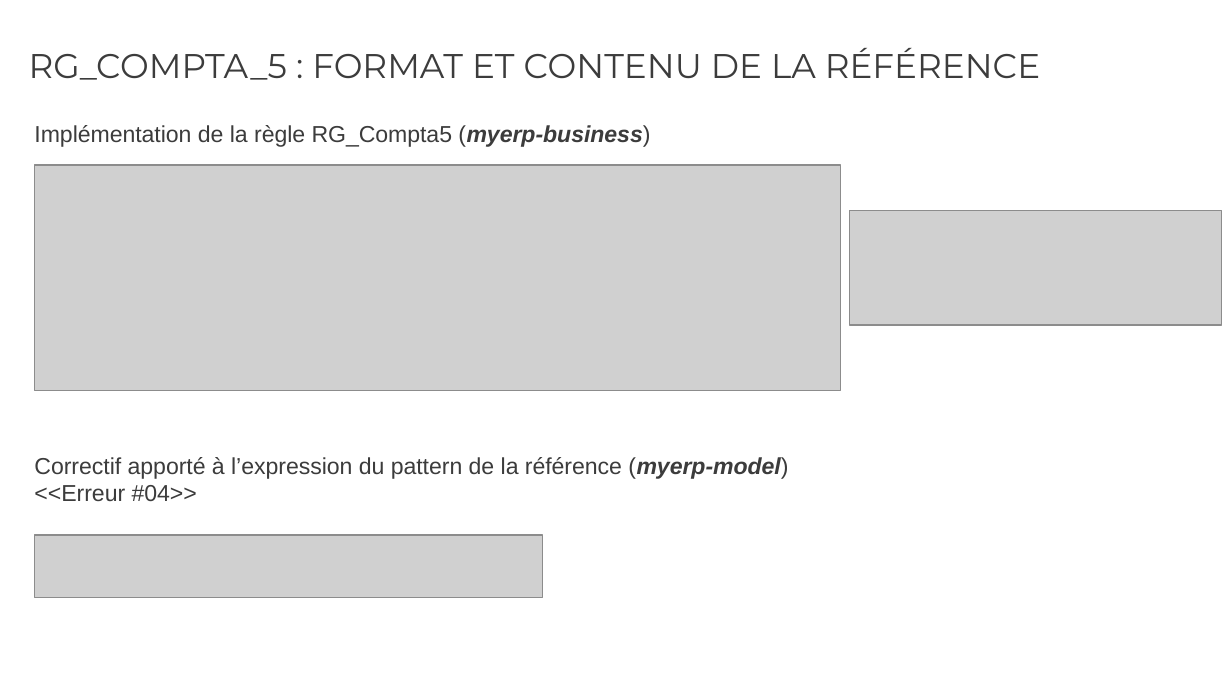
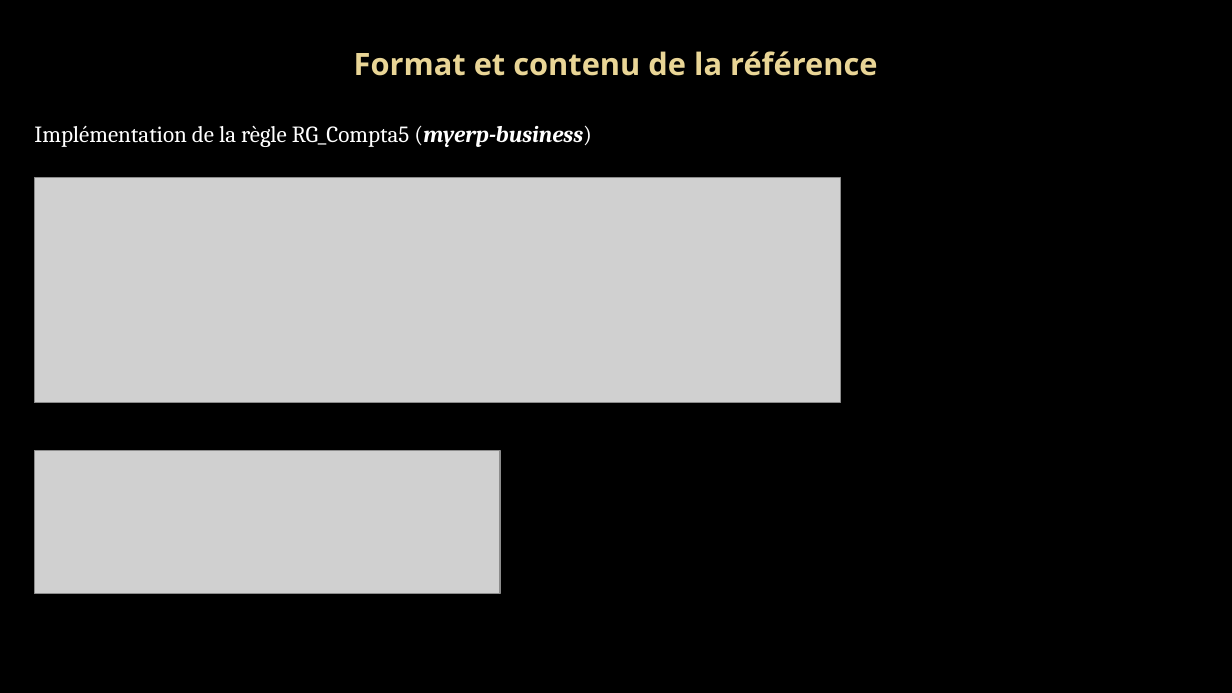
Before and after one commit to rvallet/ocp9-projetB4, a slide deck: slide 10 of doc/Présentation_OCP9_projetB4.pptx (slide 7 before the commit). Drawn at 1232x693 pixels with LibreOffice and Linux fonts; fonts in the diff are those of the drawing; grey boxes stand for pictures; background and template pictures are left out. Boxes give left, top, right and bottom in pixels: in the first picture for what was removed or moved away, otherwise in the second. Text is boxed around its words. In the diff, an @@ line names an element or a change of style, - is before the commit and + after.

```diff
--- a/doc/Présentation_OCP9_projetB4.pptx
+++ b/doc/Présentation_OCP9_projetB4.pptx
@@ background #FFFFFF to picture (left out) @@
@@ title at [354,51,878,76]: text changed; size 20 to 18 pt; font Montserrat to Noto Sans; text colour #3C3C3C to gradient #EAD696 to #E7D081; bold on @@
-RG_COMPTA_5 : FORMAT ET CONTENU DE LA RÉFÉRENCE
+Format et contenu de la référence
@@ text "Implémentation de la règle RG_Compta5 ..." at [34,126,592,147]: font Arial to Cambria, text colour #3C3C3C to #FFFFFF @@
@@ picture: place and size @@
-picture at [34,165,840,391]
+picture at [34,177,840,403]
@@ picture: place and size @@
-picture at [850,211,1222,325]
+picture at [34,450,500,594]
@@ text removed at [34,457,788,501] @@
-Correctif apporté à l’expression du pattern de la référence (myerp-model)
-<<Erreur #04>>
@@ picture removed at [34,535,542,598] @@
```
Also in this commit, not shown: 10 other slides changed, 4 slides added.
